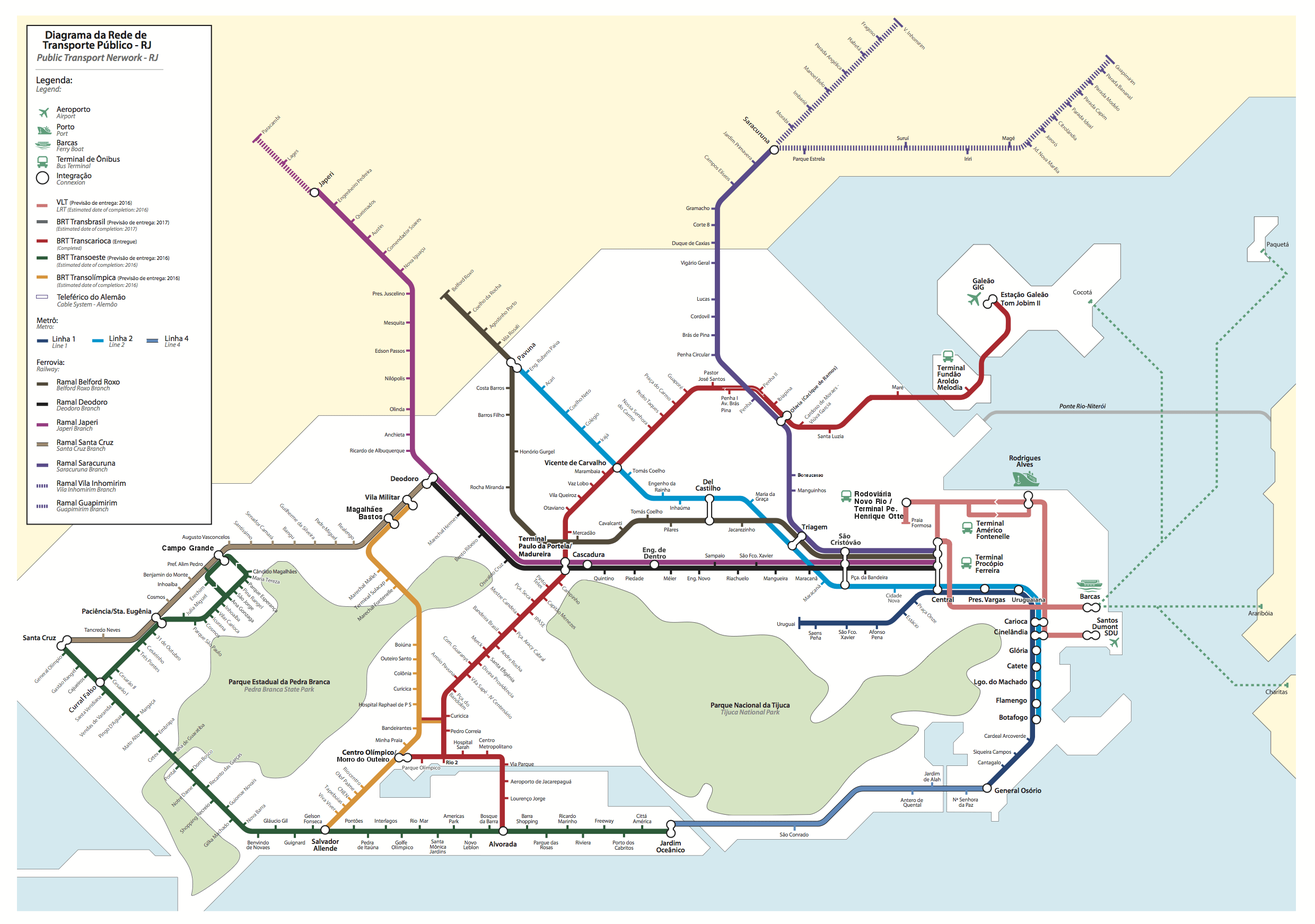
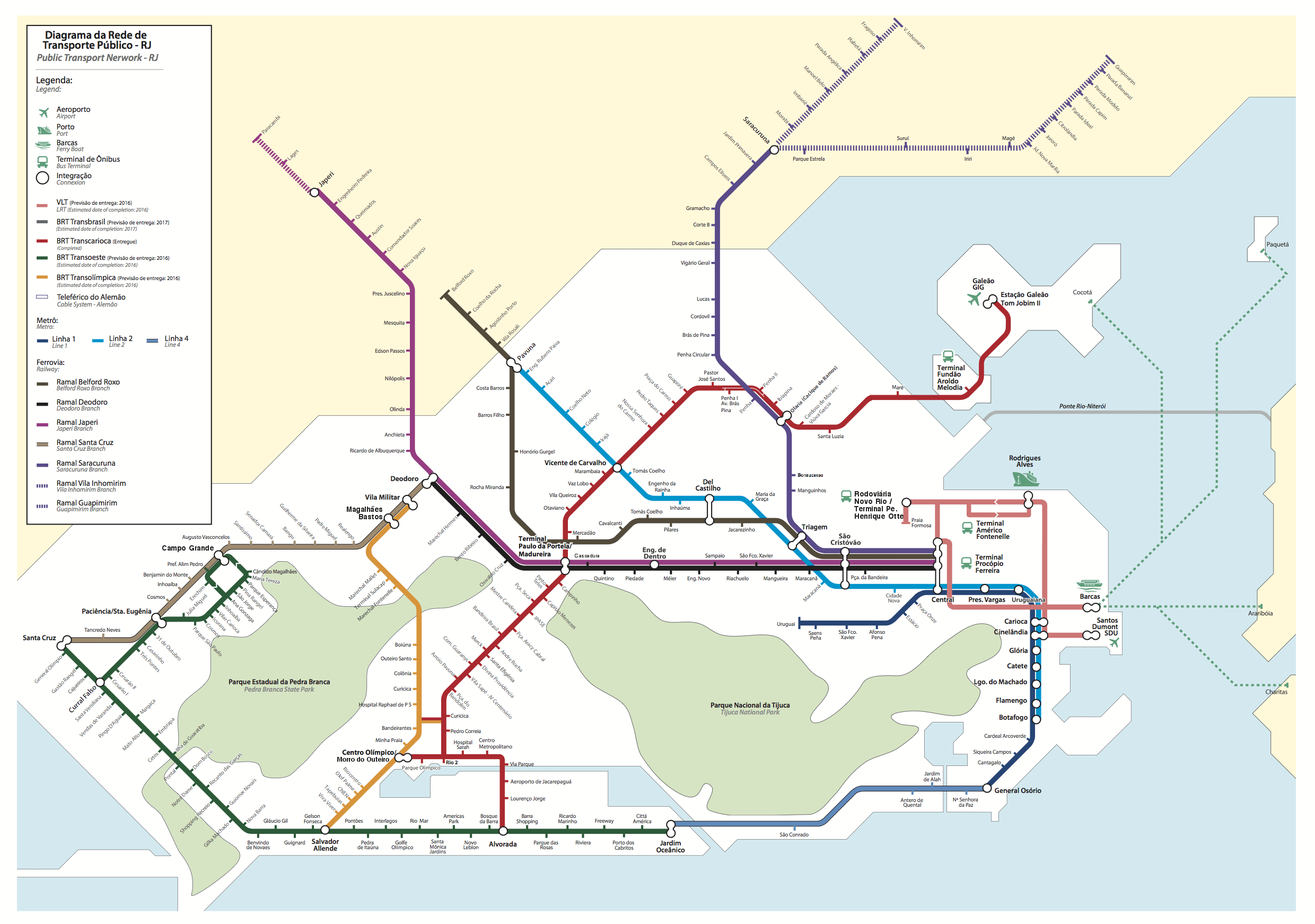
Two versions of the same layered image (1315px x 924px). Layer-by-layer changes:
added layer "Cascadura" above "SuperVia Cascadura" over [574, 553, 600, 558]
added layer "SuperVia Cascadura" above "VLT Line 3" over [572, 551, 606, 569]
